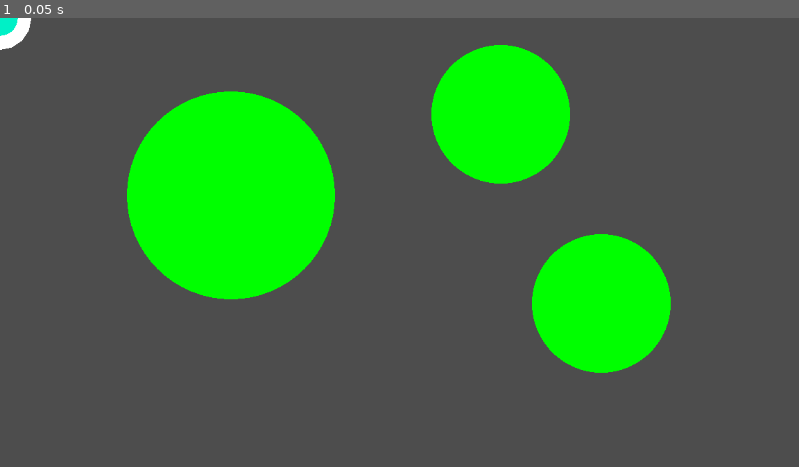
Above: before the commit, frame 1.
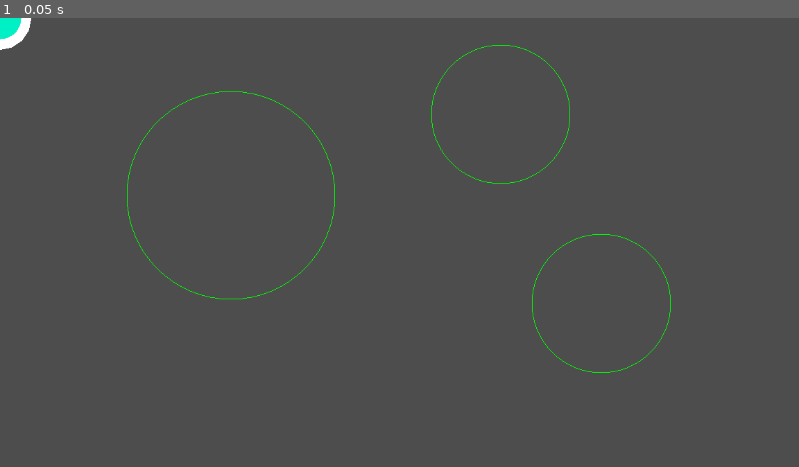
Above: after the commit, the same moment.

Repository: SashaMkrv/godot-4.3-constraint-movement
Game: Godot game, scene res://example-motion/scenes/avoiding-chain-movement.tscn
Two runs of this game, one before a commit and one after it. Both use one fixed random seed, a clock stepped at 60 frames per second and the inputs below. The project has no main scene, so this scene is started directly.
Inputs:
- Up to frame 1 (0.05 s): no input

The runs differ from the first frame. In frame 1, 18% of the frame differs, in the area x 0-84%, y 0-80%.

Commit message:
circle handler returning wrong radius and types

Diff:
--- a/example-motion/scenes/avoiding-chain-movement.tscn
+++ b/example-motion/scenes/avoiding-chain-movement.tscn
@@ -4,8 +4,8 @@
 [ext_resource type="Script" path="res://example-motion/scripts/obstacle-nodes/circle-handler.gd" id="2_gwm18"]
 [ext_resource type="Script" path="res://example-motion/scripts/obstacle-nodes/circle-marker.gd" id="3_os6s5"]
 
-[sub_resource type="Curve" id="Curve_2bg43"]
-_data = [Vector2(0.00675675, 0.684939), 0.0, 2.67274, 0, 0, Vector2(0.317568, 0.996249), 0.0, 0.0, 0, 0, Vector2(0.64527, 0.853722), -0.719293, -0.719293, 0, 0, Vector2(1, 0.58367), 0.0804504, 0.0, 0, 0]
+[sub_resource type="Curve" id="Curve_k8m8d"]
+_data = [Vector2(0.027027, 0.816215), 0.0, 0.81131, 0, 0, Vector2(0.239865, 0.958742), 0.693883, 0.693883, 0, 0, Vector2(0.628378, 0.939988), -0.903224, -0.903224, 0, 0, Vector2(1, 0.632429), 0.0, 0.0, 0, 0]
 point_count = 4
 
 [sub_resource type="Gradient" id="Gradient_gr071"]
@@ -14,8 +14,8 @@
 [node name="AvoidingObstacles_JointsOnly" type="Node2D"]
 script = ExtResource("1_uelhs")
 distanceToTarget = 100.0
-linkSize = 50.0
-minimumAngle = 110.0
+linkSize = 30.0
+minimumAngle = 150.0
 
 [node name="CursorMarker" type="Line2D" parent="."]
 points = PackedVector2Array(0, 0, 0, 1)
@@ -25,9 +25,9 @@
 end_cap_mode = 2
 
 [node name="ChainLine" type="Line2D" parent="."]
-points = PackedVector2Array(0, 0, -200, 0, -400, 0, -600, 0, -800, 0, -1000, 0, -1200, 0, -1400, 0, 0, 0, 0, 0, 0, 0, 0, 0, 0, 0, 0, 0 …(97 unchanged characters)…
+points = PackedVector2Array(0, 0, -200, 0, -400, 0, 0, 0, 0, 0, 0, 0, 0, 0, 0, 0, 0, 0, 0, 0, 0, 0, 0, 0, 0, 0, 0, 0, 0, 0, 0, 0, 0, 0, 0, 0, 0, 0, 0, 0, 0, 0, 0, 0, 0, 0, 0, 0, 0, 0, 0, 0, 0, 0, 0, 0, 0, 0, 0, 0, 0, 0, 0, 0, 0, 0, 0, 0, 0, 0, 0, 0, 0, 0, 0, 0, 0, 0, 0, 0, 0, 0, 0, 0, 0, 0, 0, 0, 0, 0, 0, 0, 0, 0, 0, 0, 0, 0, 0, 0, 0, 0, 0, 0, 0, 0, 0, 0, 0, 0, 0, 0, 0, 0, 0, 0, 0, 0, 0, 0, 0, 0, 0, 0, 0, 0, 0, 0, 0, 0, 0, 0, 0, 0, 0, 0, 0, 0, 0, 0, 0, 0, 0, 0, 0, 0, 0, 0, 0, 0, 0, 0, 0, 0, 0, 0, 0, 0, 0, 0, 0, 0, 0, 0, 0, 0, 0, 0 …(97 unchanged characters)…
 width = 75.0
-width_curve = SubResource("Curve_2bg43")
+width_curve = SubResource("Curve_k8m8d")
 default_color = Color(0.0431373, 0.780392, 0.615686, 1)
 gradient = SubResource("Gradient_gr071")
 joint_mode = 2
@@ -38,17 +38,20 @@
 [node name="Obstacles" type="Node2D" parent="."]
 script = ExtResource("2_gwm18")
 
+[node name="Marker2D" type="Marker2D" parent="Obstacles" groups=["ObstacleMarker"]]
+position = Vector2(333, 256)
+script = ExtResource("3_os6s5")
+fill = false
+radius = 150
+
 [node name="Marker2D2" type="Marker2D" parent="Obstacles" groups=["ObstacleMarker"]]
 position = Vector2(867, 412)
 gizmo_extents = 50.0
 script = ExtResource("3_os6s5")
+fill = false
 
 [node name="Marker2D3" type="Marker2D" parent="Obstacles" groups=["ObstacleMarker"]]
 position = Vector2(722, 139)
 gizmo_extents = 75.0
 script = ExtResource("3_os6s5")
-
-[node name="Marker2D" type="Marker2D" parent="Obstacles" groups=["ObstacleMarker"]]
-position = Vector2(333, 256)
-script = ExtResource("3_os6s5")
-radius = 150
+fill = false
--- a/example-motion/scenes/mini-mathwork-scenes/obstacle-single.tscn
+++ b/example-motion/scenes/mini-mathwork-scenes/obstacle-single.tscn
@@ -26,9 +26,10 @@
 
 [node name="Obstacle3" type="Marker2D" parent="OneLinkObstacle" groups=["obstacle"]]
 unique_name_in_owner = true
-position = Vector2(122, 125)
+position = Vector2(47, 304)
 script = ExtResource("1_yo8ic")
 fill = false
+radius = 300
 
 [node name="Target" type="Marker2D" parent="OneLinkObstacle"]
 unique_name_in_owner = true
--- a/example-motion/scripts/obstacle-nodes/circle-handler.gd
+++ b/example-motion/scripts/obstacle-nodes/circle-handler.gd
@@ -1,9 +1,9 @@
 extends Node2D
 
 class CircleInfo:
-	var location: Vector2i
+	var location: Vector2
 	var radius: int
-	func _init(_location: Vector2i, _radius: int) -> void:
+	func _init(_location: Vector2, _radius: int) -> void:
 		location = _location
 		radius = _radius
 
@@ -64,7 +64,7 @@
 		circles.append(
 			CircleInfo.new(
 				child.position,
-				child.gizmo_extents
+				child.radius
 			)
 		)
 	return circles
